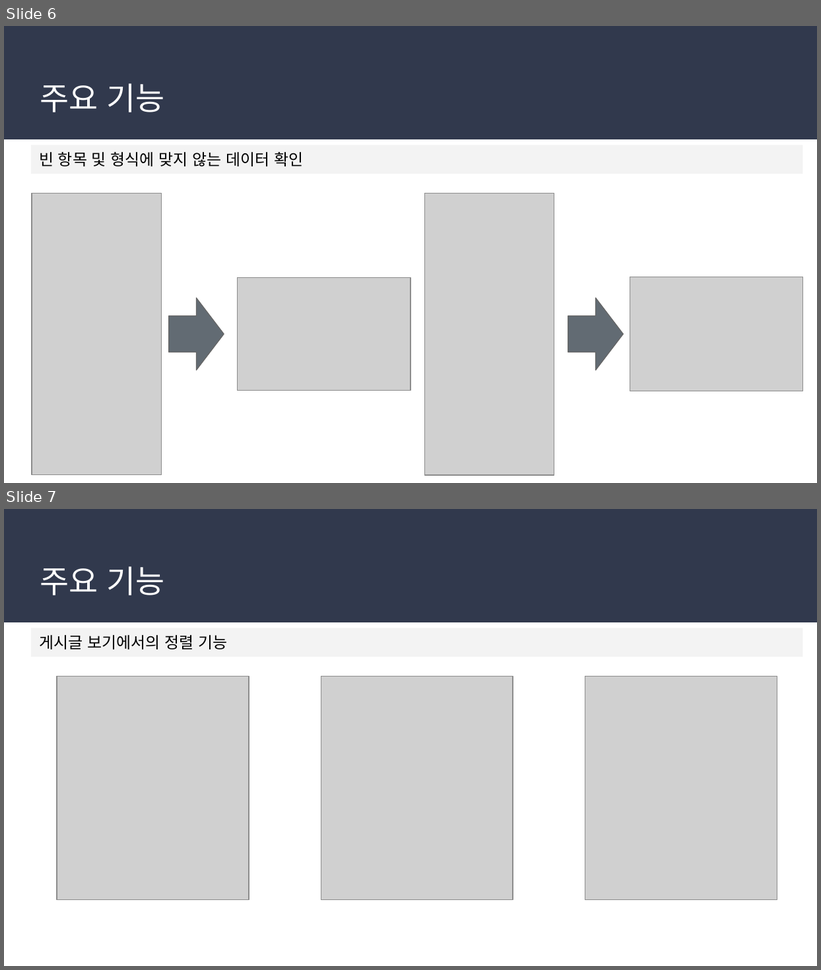
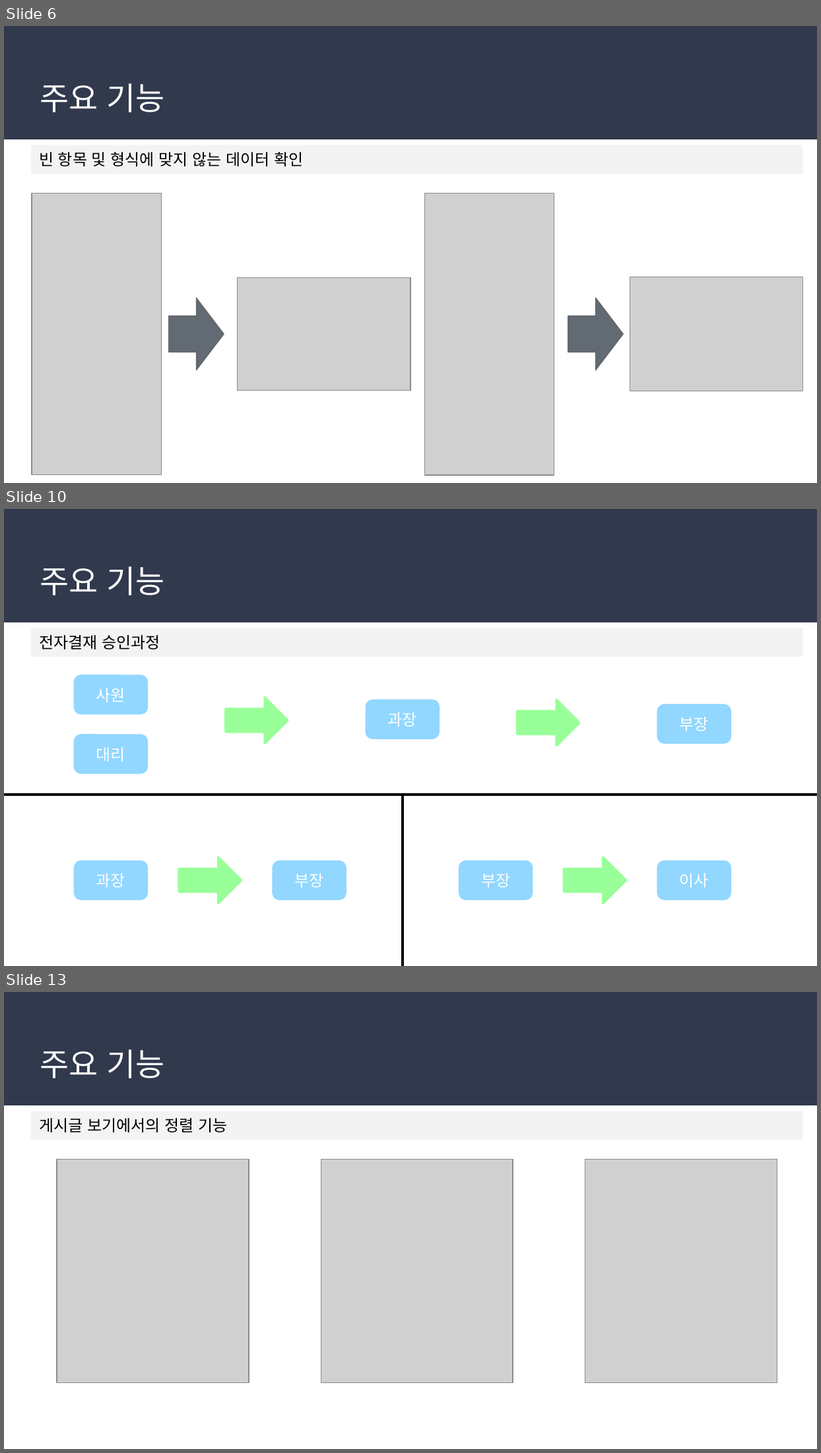
Before and after one commit to soulluna/-6th-_cosmo_1th_group, a slide deck: 작업완료포트폴리오/6. 1차 발표문서/전자결재시스템 1차 발표.pptx. Shown one above the other, each under a label of ours: slides 6 and 7 before the commit, slides 6, 10 and 13 after it; the slides between them are not shown. The pictures are 821x970 and 821x1453 pixels, drawn with LibreOffice and Linux fonts; fonts in the diff are those of the drawing; grey boxes stand for pictures. Boxes give left, top, right and bottom in pixels: in the first picture for what was removed or moved away, otherwise in the second. Text is boxed around its words. In the diff, an @@ line names an element or a change of style, - is before the commit and + after.

```diff
--- a/작업완료포트폴리오/6. 1차 발표문서/전자결재시스템 1차 발표.pptx
+++ b/작업완료포트폴리오/6. 1차 발표문서/전자결재시스템 1차 발표.pptx
@@ slide 10 added at (x1=4, y1=509, x2=817, y2=966), background #FFFFFF; not listed: 1 template element that a slide beside it also shows @@
@@ title added at (x1=40, y1=566, x2=165, y2=595), 28 pt, text #FFFFFF @@
+주요 기능
@@ rectangle added at (x1=31, y1=628, x2=803, y2=657), fill #F3F3F3, 14 pt, text #000000 @@
+전자결재 승인과정
@@ rounded rectangle added at (x1=75, y1=676, x2=147, y2=713), fill #92D7FF, outline #92D7FF 2 pt, 14 pt, text #FFFFFF @@
+사원
@@ right arrow added at (x1=226, y1=698, x2=288, y2=744), fill #99FF99, outline #99FF99 2 pt @@
@@ rounded rectangle added at (x1=366, y1=701, x2=439, y2=738), fill #92D7FF, outline #92D7FF 2 pt, 14 pt, text #FFFFFF @@
+과장
@@ right arrow added at (x1=517, y1=700, x2=580, y2=747), fill #99FF99, outline #99FF99 2 pt @@
@@ rounded rectangle added at (x1=659, y1=705, x2=731, y2=743), fill #92D7FF, outline #92D7FF 2 pt, 14 pt, text #FFFFFF @@
+부장
@@ rounded rectangle added at (x1=75, y1=735, x2=147, y2=772), fill #92D7FF, outline #92D7FF 2 pt, 14 pt, text #FFFFFF @@
+대리
@@ line added from (4, 795) to (817, 795), #000000 2 pt @@
@@ line added from (403, 966) to (403, 795), #000000 2 pt @@
@@ rounded rectangle added at (x1=75, y1=862, x2=147, y2=899), fill #92D7FF, outline #92D7FF 2 pt, 14 pt, text #FFFFFF @@
+과장
@@ right arrow added at (x1=179, y1=858, x2=242, y2=904), fill #99FF99, outline #99FF99 2 pt @@
@@ rounded rectangle added at (x1=273, y1=862, x2=345, y2=899), fill #92D7FF, outline #92D7FF 2 pt, 14 pt, text #FFFFFF @@
+부장
@@ rounded rectangle added at (x1=459, y1=862, x2=532, y2=899), fill #92D7FF, outline #92D7FF 2 pt, 14 pt, text #FFFFFF @@
+부장
@@ right arrow added at (x1=564, y1=858, x2=627, y2=904), fill #99FF99, outline #99FF99 2 pt @@
@@ rounded rectangle added at (x1=659, y1=862, x2=731, y2=899), fill #92D7FF, outline #92D7FF 2 pt, 14 pt, text #FFFFFF @@
+이사
@@ what was slide 7 is now slide 13 @@
```
Also in this commit, not shown: 1 slide changed, 6 other slides added, 2 other files.
